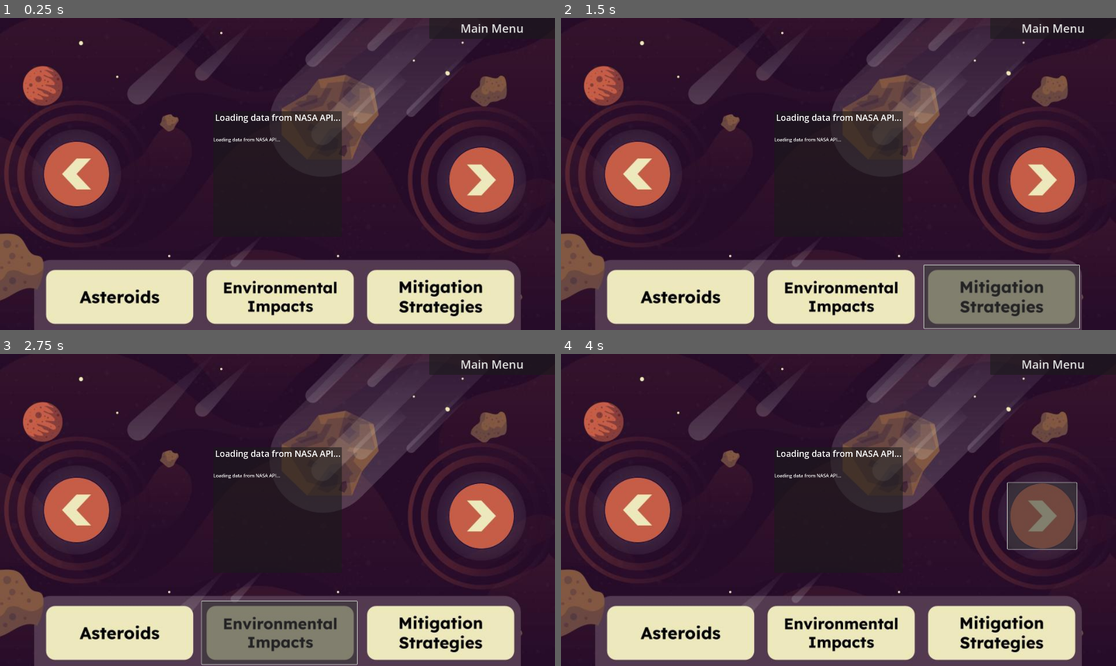
Above: before the commit, frames 1-4 (two rows, left to right).
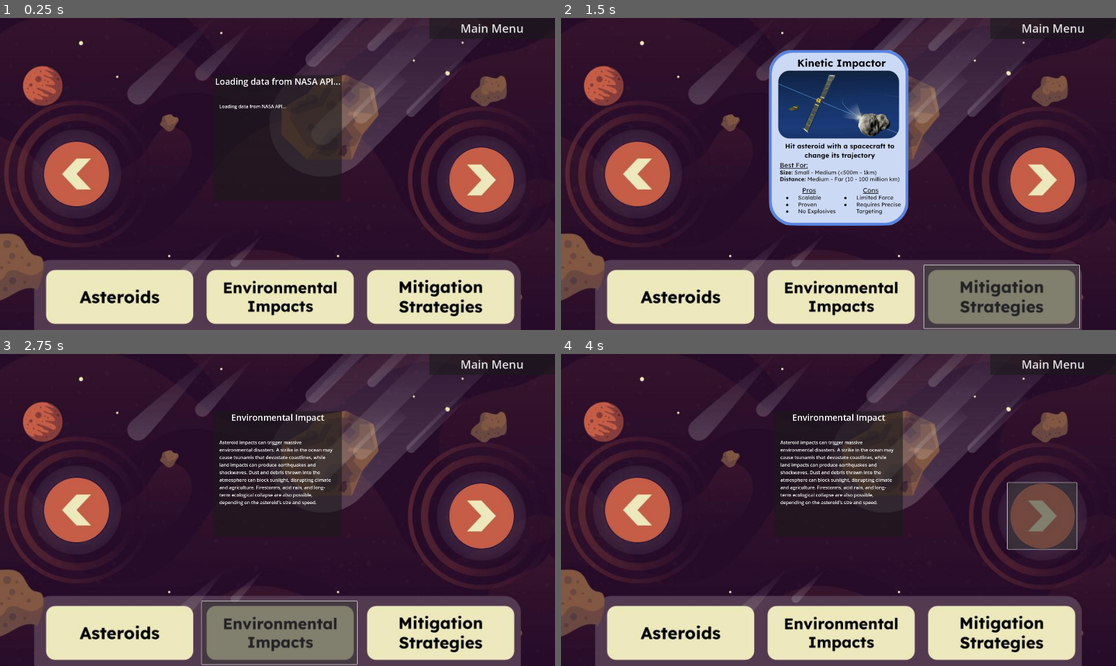
Above: after the commit, the same moments.

Repository: ian2102/Meteor-Machine
Game: Godot game, scene res://Scenes/learn.tscn
The game is run twice, just before and just after one commit, with the same random seed, the same clock (stepped at 60 frames per second) and the same inputs. This scene is started directly instead of the project's main scene.
Inputs (mouse positions are in pixels of both pictures, inside the frame that each line leads up to):
- Up to frame 1 (0.25 s): no input
- Up to frame 2 (1.5 s): click (677, 295) at 0.5 s; click (999, 295) at 1.25 s
- Up to frame 3 (2.75 s): click (277, 631) at 2 s
- Up to frame 4 (4 s): click (638, 510) at 2.75 s; click (1043, 516) at 3.5 s

The runs differ from the first frame. In frame 1, 1.6% of the frame differs, in the area x 38-62%, y 18-40%; in frame 2, 14%, in the area x 37-63%, y 10-67%; in frame 3, 2.5%; in frame 4, 2.5%.
Error before the commit: Invalid access to property or key 'near_earth_objects' on a base object of type 'Nil'. (res://Scripts/learn.gd:18)
Error after the commit: Invalid access to property or key 'near_earth_objects' on a base object of type 'Nil'. (res://Scripts/learn.gd:50)

Commit message:
Finished learn section

Diff:
--- a/Scenes/learn.tscn
+++ b/Scenes/learn.tscn
@@ -26,6 +26,8 @@
 
 [node name="LearnCard" parent="." instance=ExtResource("3_s7775")]
 layout_mode = 1
+offset_top = -125.0
+offset_bottom = -125.0
 
 [node name="Asteroids" type="Button" parent="."]
 layout_mode = 0
--- a/Scenes/learn_card.gd
+++ b/Scenes/learn_card.gd
@@ -2,3 +2,4 @@
 
 @onready var title: Label = $Panel/Title
 @onready var info: Label = $Panel/Info
+@onready var texture_rect: TextureRect = $Panel/TextureRect
--- a/Scenes/learn_card.tscn
+++ b/Scenes/learn_card.tscn
@@ -42,8 +42,19 @@
 anchors_preset = 15
 anchor_right = 1.0
 anchor_bottom = 1.0
-offset_top = 86.0
+offset_left = 20.5
+offset_top = 96.0
+offset_right = -20.5
+offset_bottom = -22.0
 grow_horizontal = 2
 grow_vertical = 2
 text = "Loading data from NASA API..."
 autowrap_mode = 2
+
+[node name="TextureRect" type="TextureRect" parent="Panel"]
+layout_mode = 1
+anchors_preset = 15
+anchor_right = 1.0
+anchor_bottom = 1.0
+grow_horizontal = 2
+grow_vertical = 2
--- a/Scripts/learn.gd
+++ b/Scripts/learn.gd
@@ -5,11 +5,43 @@
 
 var asteroids = []
 var current_index = 0
+var selected_section = 0
+
+var current_card_index = 0
+var defense_cards = []
+
+func get_colored_pngs(path: String) -> Array:
+	var results: Array = []
+	var dir := DirAccess.open(path)
+	if dir:
+		dir.list_dir_begin()
+		var file_name = dir.get_next()
+		while file_name != "":
+			if not dir.current_is_dir() and file_name.ends_with(".png"):
+				# Full path to file
+				var full_path = path.path_join(file_name)
+
+				# Load texture
+				var texture: Texture2D = load(full_path)
+
+				# Extract color (string between "_" and ".png")
+				# Example: "1_red.png" -> "red"
+				var parts = file_name.split("_")
+				if parts.size() > 1:
+					var color_part = parts[1].replace(".png", "")
+					results.append([texture, color_part])
+			file_name = dir.get_next()
+		dir.list_dir_end()
+	else:
+		push_error("Could not open folder: " + path)
+	return results
 
 func _ready():
 	var error = http_request.request("https://api.nasa.gov/neo/rest/v1/neo/browse?api_key=mIYsnrgYn3Nh3zKR0V3IvSvQo4ghKAfpGDEEdBmE")
 	if error != OK:
 		print("An error occurred in the HTTP request.")
+
+	defense_cards = get_colored_pngs("res://Assets/cards/defense/")
 
 func _on_http_request_request_completed(result: int, response_code: int, headers: PackedStringArray, body: PackedByteArray) -> void:
 	var json = JSON.parse_string(body.get_string_from_utf8())
@@ -18,9 +50,10 @@
 	for object in json["near_earth_objects"]:
 		#print(object["name"])
 		asteroids.append(object)
-	update_info()
+	update_asteroid_info()
 
-func update_info():
+func update_asteroid_info():
+	learn_card.texture_rect.texture = null
 	learn_card.title.text = asteroids[current_index]["name"]
 	var neo_reference_id = asteroids[current_index]["neo_reference_id"]
 	var designation = asteroids[current_index]["designation"]
@@ -36,25 +69,51 @@
 	learn_card.info.text += str(is_potentially_hazardous_asteroid) + "\n"
 	#["links", "id", "neo_reference_id", "name", "name_limited", "designation", "nasa_jpl_url", "absolute_magnitude_h", "estimated_diameter", "is_potentially_hazardous_asteroid", "close_approach_data", "orbital_data", "is_sentry_object"]
 
+func update_environmental_info():
+	learn_card.texture_rect.texture = null
+	learn_card.title.text = "Environmental Impact"
+	learn_card.info.text = "Asteroid impacts can trigger massive environmental disasters. A strike in the ocean may cause tsunamis that devastate coastlines, while land impacts can produce earthquakes and shockwaves. Dust and debris thrown into the atmosphere can block sunlight, disrupting climate and agriculture. Firestorms, acid rain, and long-term ecological collapse are also possible, depending on the asteroid’s size and speed."
+
+
+func update_defense_cards_info():
+	learn_card.title.text  = ""
+	learn_card.info.text = ""
+	learn_card.texture_rect.texture = defense_cards[current_card_index][0]
 
 func _on_asteroids_button_down() -> void:
-	print("hello")
+	selected_section = 0
+	update_asteroid_info()
+
+func _on_environmental_button_down() -> void:
+	selected_section = 1
+	update_environmental_info()
 
 func _on_mitigation_button_down() -> void:
-	print("hello")
-
-
-func _on_environmental_button_down() -> void:
-	print("hello")
-
+	selected_section = 2
+	update_defense_cards_info()
 
 func _on_button_left_button_down() -> void:
-	current_index = (current_index - 1 + asteroids.size()) % asteroids.size()
-	update_info()
+	match selected_section:
+		0:
+			current_index = (current_index - 1 + asteroids.size()) % asteroids.size()
+			update_asteroid_info()
+		1:
+			pass
+		2:
+			current_card_index = (current_card_index - 1 + defense_cards.size()) % defense_cards.size()
+			update_defense_cards_info()
 
 func _on_button_right_button_down() -> void:
-	current_index = (current_index + 1) % asteroids.size()
-	update_info()
+	match selected_section:
+		0:
+			current_index = (current_index - 1 + asteroids.size()) % asteroids.size()
+			update_asteroid_info()
+		1:
+			pass
+		2:
+			current_card_index = (current_card_index - 1 + defense_cards.size()) % defense_cards.size()
+			update_defense_cards_info()
+
 
 func _on_return_button_button_down() -> void:
 	queue_free()
